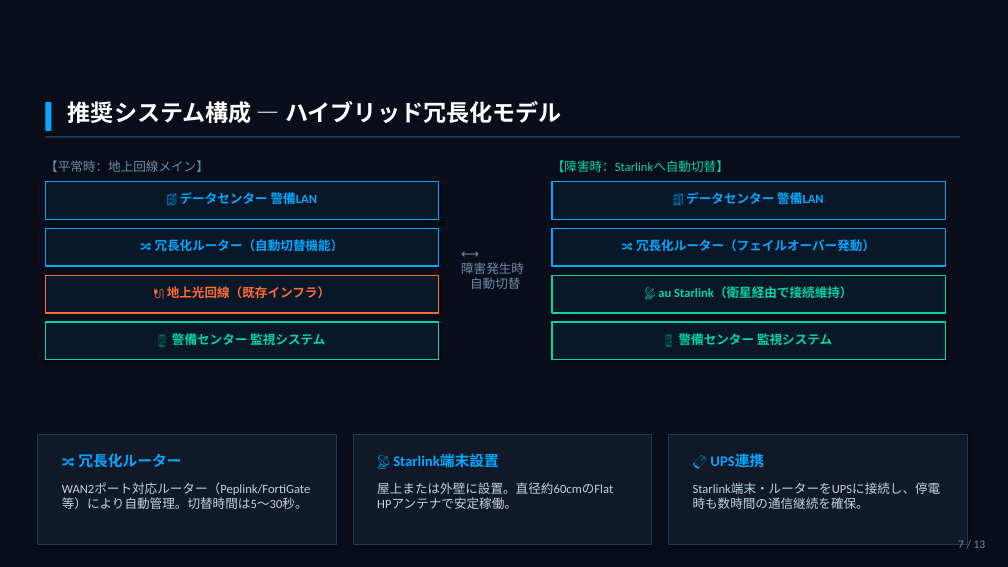
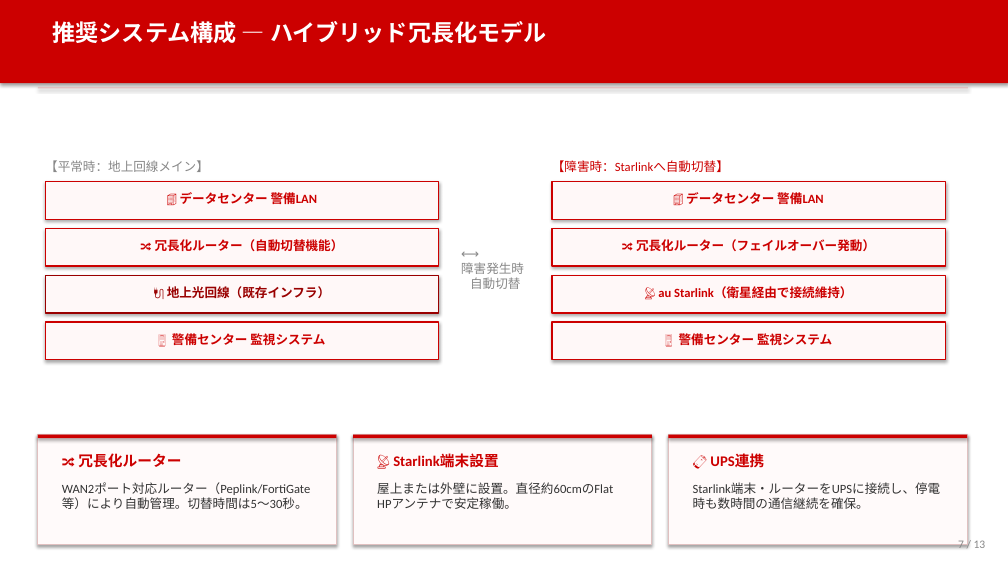
Before and after one commit to iharuhisa-ai/test, a slide deck: slide 7 of datacenter_security_proposal.pptx. Drawn at 1008x567 pixels with LibreOffice and Linux fonts; fonts in the diff are those of the drawing. Boxes give left, top, right and bottom in pixels: in the first picture for what was removed or moved away, otherwise in the second. Text is boxed around its words. In the diff, an @@ line names an element or a change of style, - is before the commit and + after.

```diff
--- a/datacenter_security_proposal.pptx
+++ b/datacenter_security_proposal.pptx
@@ rectangle at [0,0,1008,567]: fill #0A0E1A to #FFFFFF @@
@@ rectangle added at [0,0,1008,83], fill #CC0000 @@
@@ text "推奨システム構成 ― ハイブリッド冗長化モデル": place and size @@
-text "推奨システム構成 ― ハイブリッド冗長化モデル" at [68,101,561,123]
+text "推奨システム構成 ― ハイブリッド冗長化モデル" at [53,21,546,43]
@@ rectangle: place and size @@
-rectangle at [45,136,960,138]
+rectangle at [38,87,968,88]
@@ rectangle at [38,87,968,88]: fill #1E3A5F to #E0C0C0 @@
@@ rectangle removed at [45,102,51,131] @@
@@ fill #081828 to #FFF8F8; outline #00A8FF 1.2 pt to #CC0000 1.2 pt in 4 elements at [552,181,945,219], [552,228,945,266], [45,181,439,219], [45,228,439,266] @@
@@ rectangle at [45,275,439,313]: fill #081828 to #FFF8F8; outline #FF6B35 1.2 pt to #990000 1.2 pt @@
@@ text "🔌 地上光回線（既存インフラ）" at [167,286,330,298]: text colour #FF6B35 to #990000 @@
@@ fill #081828 to #FFF8F8; outline #00D4AA 1.2 pt to #CC0000 1.2 pt in 3 elements at [552,275,945,313], [552,322,945,360], [45,322,439,360] @@
@@ text colour #00D4AA to #CC0000 in 4 elements at [172,333,325,345], [552,160,729,172], [658,286,852,298], [679,333,832,345] @@
@@ rectangle added at [38,435,337,438], fill #CC0000 @@
@@ rectangle added at [353,435,652,438], fill #CC0000 @@
@@ fill #111827 to #FFFAFA; outline #1E3A5F 1.2 pt to #E0C0C0 1.2 pt in 3 elements at [38,435,337,544], [353,435,652,544], [668,435,967,544] @@
@@ rectangle added at [668,435,967,438], fill #CC0000 @@
@@ text colour #00A8FF to #CC0000 in 7 elements at [180,190,317,207], [155,239,344,251], [686,190,824,207], [636,239,875,251], [78,453,181,468], [370,448,635,475], [685,448,951,475] @@
@@ text colour #C0D4E8 to #333333 in 3 elements at [62,482,310,509], [377,482,613,509], [693,482,941,509] @@
@@ text colour #6A8AAA to #888888 in 3 elements at [45,160,209,172], [461,262,524,289], [958,540,986,548] @@
```
Also in this commit, not shown: 12 other slides changed, 1 other file.
